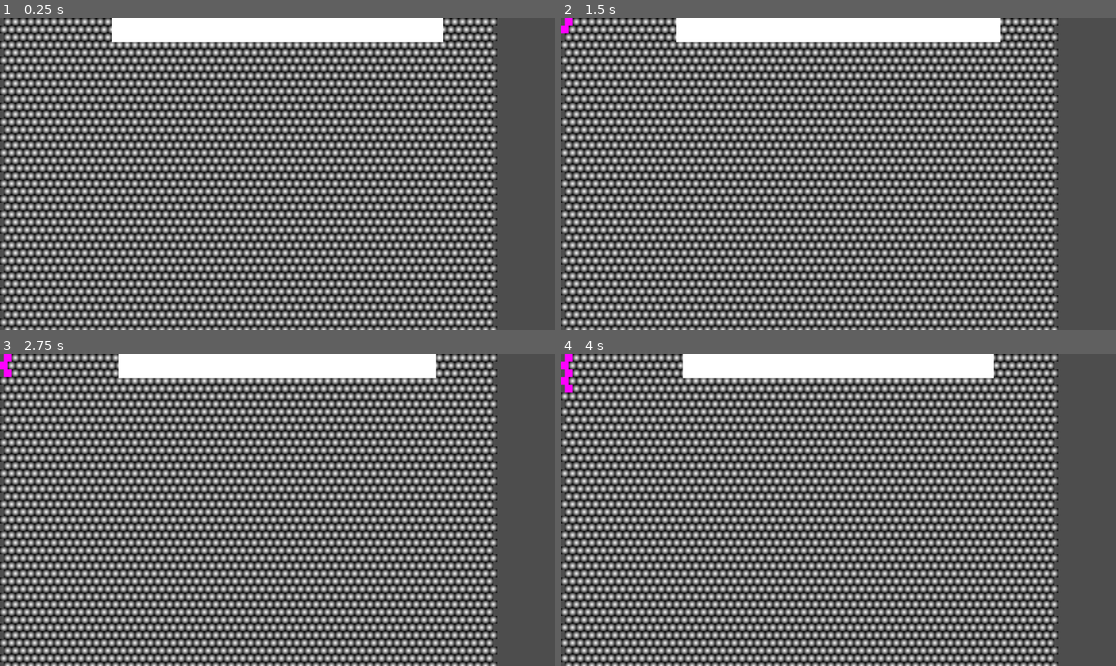
Above: before the commit, frames 1-4 (two rows, left to right).
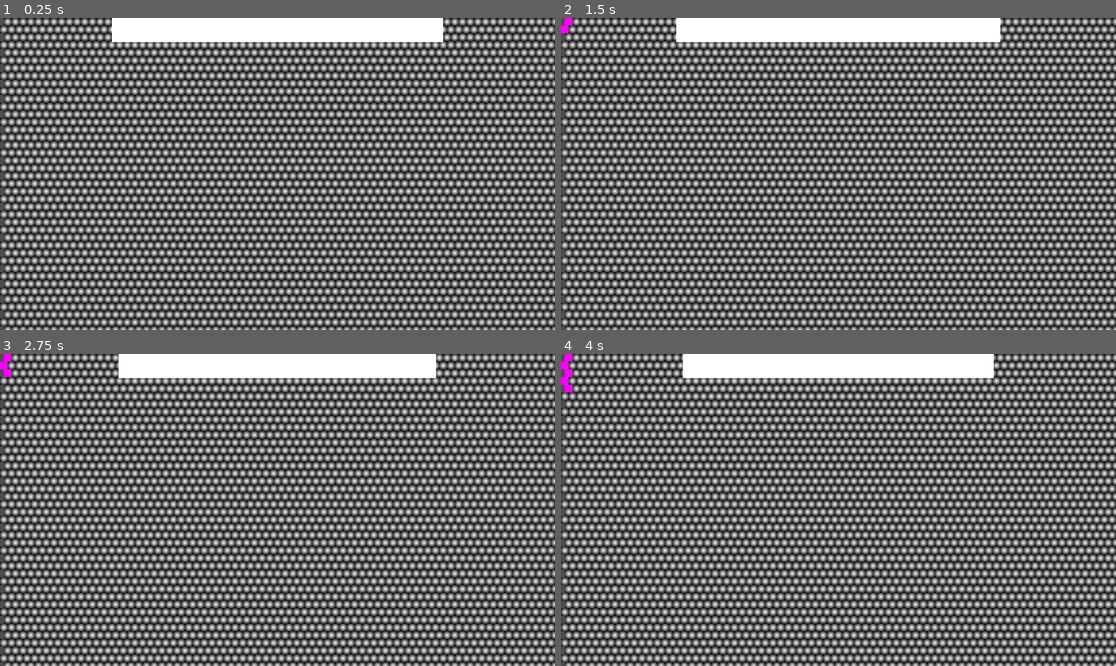
Above: after the commit, the same moments.

Repository: snappy-cobra/GGJ25
Game: Godot game, scene res://scenes/world.tscn
Two runs of this game, one before a commit and one after it. Both use one fixed random seed, a clock stepped at 60 frames per second and the inputs below.
Inputs (mouse positions are in pixels of both pictures, inside the frame that each line leads up to):
- Up to frame 1 (0.25 s): no input
- Up to frame 2 (1.5 s): tap Enter at 0.5 s; move the mouse to (566, 21) at 0.52 s; click (566, 21) at 0.67 s; tap Space at 1.25 s; move the mouse to (566, 30) at 1.27 s; click (566, 30) at 1.42 s
- Up to frame 3 (2.75 s): tap Enter at 2 s; move the mouse to (5, 372) at 2.02 s; click (5, 372) at 2.17 s
- Up to frame 4 (4 s): tap Space at 2.75 s; move the mouse to (566, 382) at 2.77 s; click (566, 382) at 2.92 s; tap Enter at 3.5 s; move the mouse to (566, 388) at 3.52 s; click (566, 388) at 3.67 s

The runs differ from the first frame. In frame 1, 7.1% of the frame differs, in the area x 88-100%, y 0-100%; in frame 2, 7.1%; in frame 3, 7.1%; in frame 4, 7.1%.

Commit message:
bubbles size is vector2i

Diff:
--- a/game/code/bubbles.gd
+++ b/game/code/bubbles.gd
@@ -2,12 +2,15 @@
 
 
 var bubbles: Dictionary = {}
-@export var width = 64
-@export var height = 64
+var size: Vector2i
 
 func _ready() -> void:
-	for x in width:
-		for y in height:
+	setup_grid(Vector2i(100,50))
+
+func setup_grid(size: Vector2i) -> void:
+	self.size = size
+	for x in size.x:
+		for y in size.y:
 			var pos := Vector2i(x, y)
 			var bubble := Bubble.create(pos)
 			bubbles[pos] = bubble
@@ -21,8 +24,8 @@
 
 func view_json() -> Dictionary:
 	var bubble_data: Array[Bubble] = []
-	for y in height:
-		for x in width:
+	for y in size.x:
+		for x in size.y:
 			var bubble: Bubble = bubbles[Vector2i(x, y)]
 			bubble_data.append(bubble.view_json())
-	return {"size": [width, height], "bubbles": bubble_data}
+	return {"size": [size.x, size.y], "bubbles": bubble_data}
--- a/game/code/world.gd
+++ b/game/code/world.gd
@@ -11,8 +11,3 @@
 	var width: int = 14
 	var height: int = 8
 	emit_signal("game_started", players, width, height)
-
-
-# Called every frame. 'delta' is the elapsed time since the previous frame.
-func _process(delta: float) -> void:
-	pass
